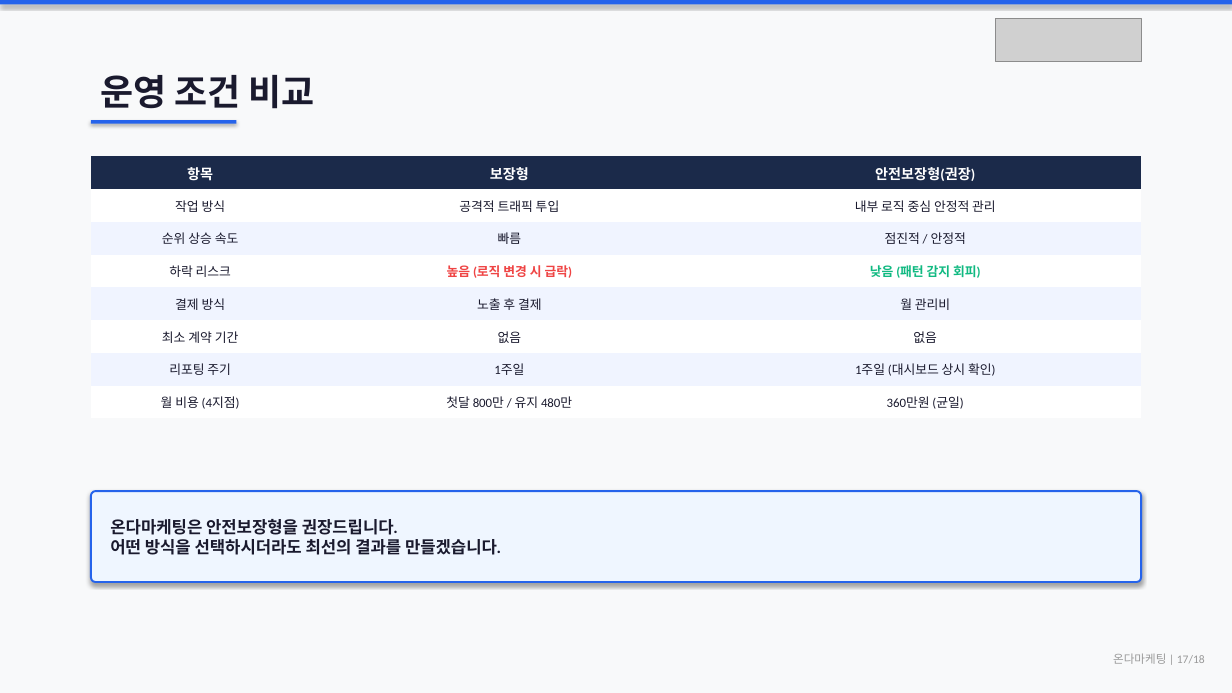
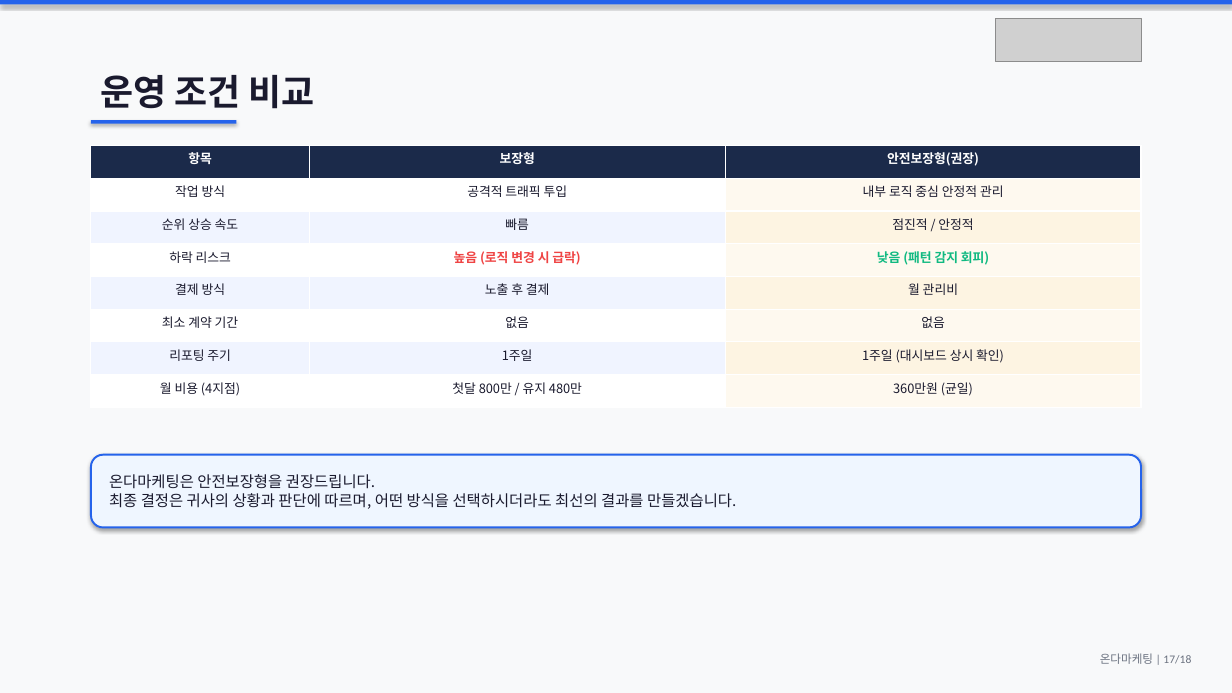
Before and after one commit to didai64595021-ui/onda-hompage, a slide deck: slide 17 of 마드모아젤헤어_제안서.pptx. Drawn at 1232x693 pixels with LibreOffice and Linux fonts; fonts in the diff are those of the drawing; grey boxes stand for pictures. Boxes give left, top, right and bottom in pixels: in the first picture for what was removed or moved away, otherwise in the second. Text is boxed around its words. In the diff, an @@ line names an element or a change of style, - is before the commit and + after.

```diff
--- a/마드모아젤헤어_제안서.pptx
+++ b/마드모아젤헤어_제안서.pptx
@@ table at box(91, 145, 1141, 407) @@
@@ fill #FFFFFF to #FEF9EF in 4 cells @@
@@ fill #F0F4FF to #FDF4E2 in 3 cells @@
@@ size 11 to 10 pt in "항목", "보장형", "안전보장형(권장)" @@
@@ font Calibri to Noto Sans CJK KR @@
@@ borders changed @@
@@ table: place and size @@
-table at box(91, 156, 1141, 418)
+table at box(91, 145, 1141, 407)
@@ rounded rectangle "온다마케팅은 안전보장형을 권장드립니다. 최종 결정은 ...": place and size @@
-rounded rectangle "온다마케팅은 안전보장형을 권장드립니다. 최종 결정은 ..." at box(91, 491, 1141, 581)
+rounded rectangle "온다마케팅은 안전보장형을 권장드립니다. 최종 결정은 ..." at box(91, 455, 1141, 528)
@@ rounded rectangle "온다마케팅은 안전보장형을 권장드립니다. 최종 결정은 ..." at box(91, 455, 1141, 528): proportions changed @@
@@ text in rounded rectangle at box(109, 474, 736, 509): text changed; size 13 to 12 pt; font Calibri to Noto Sans CJK KR; bold off @@
-온다마케팅은 안전보장형을 권장드립니다.
-어떤 방식을 선택하시더라도 최선의 결과를 만들겠습니다.
+온다마케팅은 안전보장형을 권장드립니다.
+최종 결정은 귀사의 상황과 판단에 따르며, 어떤 방식을 선택하시더라도 최선의 결과를 만들겠습니다.
@@ text "온다마케팅 | 17/18" at box(1100, 653, 1191, 664): text colour #999999 to #6B7280 @@
```
Also in this commit, not shown: 17 other slides changed, 1 other file.
